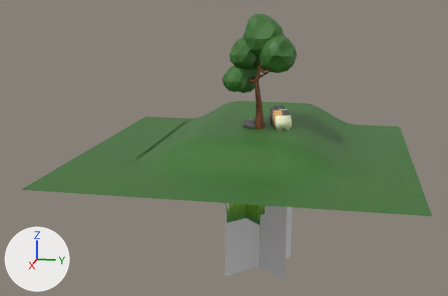
Before and after pictures for a commit that changed the glTF model assets/models/endings/forest-swing.glb.
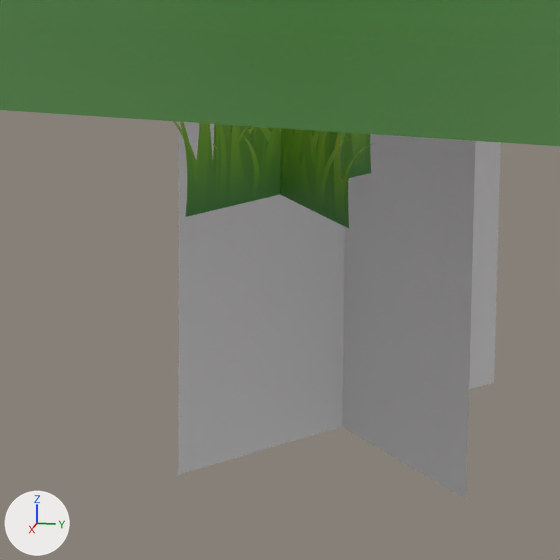
Each version is shown whole from a 50 mm camera at (33.81, 5.42, 8.64) aimed at (0.01, -1.34, 0.19), then close up on the part from 42% to 68% of the width and 60% to 99% of the height. The axes (+X, +Y, +Z) are drawn at lower left. The lights are the same throughout. The last two pictures show the newer version. Where no turn or scale is listed for an object, it has been applied to the vertices. Vertices at exactly the same position are counted once.

Names of what the first close-up shows: 'GrassCard_Template', 'Ground_ForestClearing', 'PathBoundary.BA', 'TreeCard_Template'.
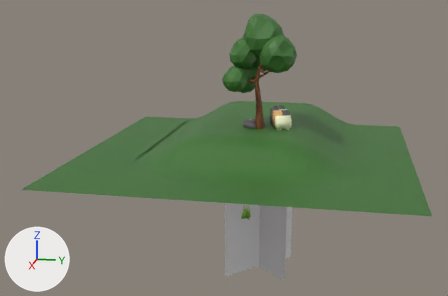
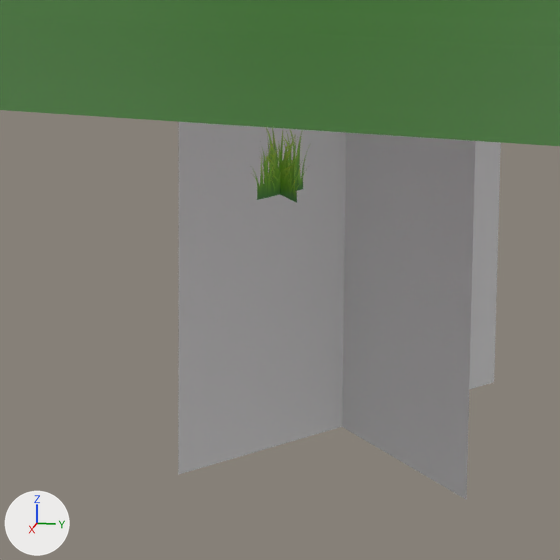
Location of each change, [x1, y1, x2, y2] in pixels of the close-ups (560 x 560 px):
'GrassCard_Template', moved, rescaled
    before: [173, 121, 371, 228]
    after: [252, 128, 310, 203]

The edits, one by one:
me_平面_001 is used by ob_grasscard_template; location (0.21, 0.0, -3.88).
me_平面_001 had 8 vertices, 4 faces and spanned x -1.31..1.31, y -1.31..1.31, z 0.0..3.71.
me_平面_001 now has 8 vertices, 4 faces and spans x -0.33..0.33, y -0.33..0.33, z -0.02..0.9.
me_平面_001 part 1: the whole mesh is scaled about its middle by 0.25, then moved by (0.0, 0.0, -1.41).
Object 'GrassCard_Template' (ob_grasscard_template) moves from (0.21, 0.0, -3.88) to (0.21, 0.0, -3.86).
